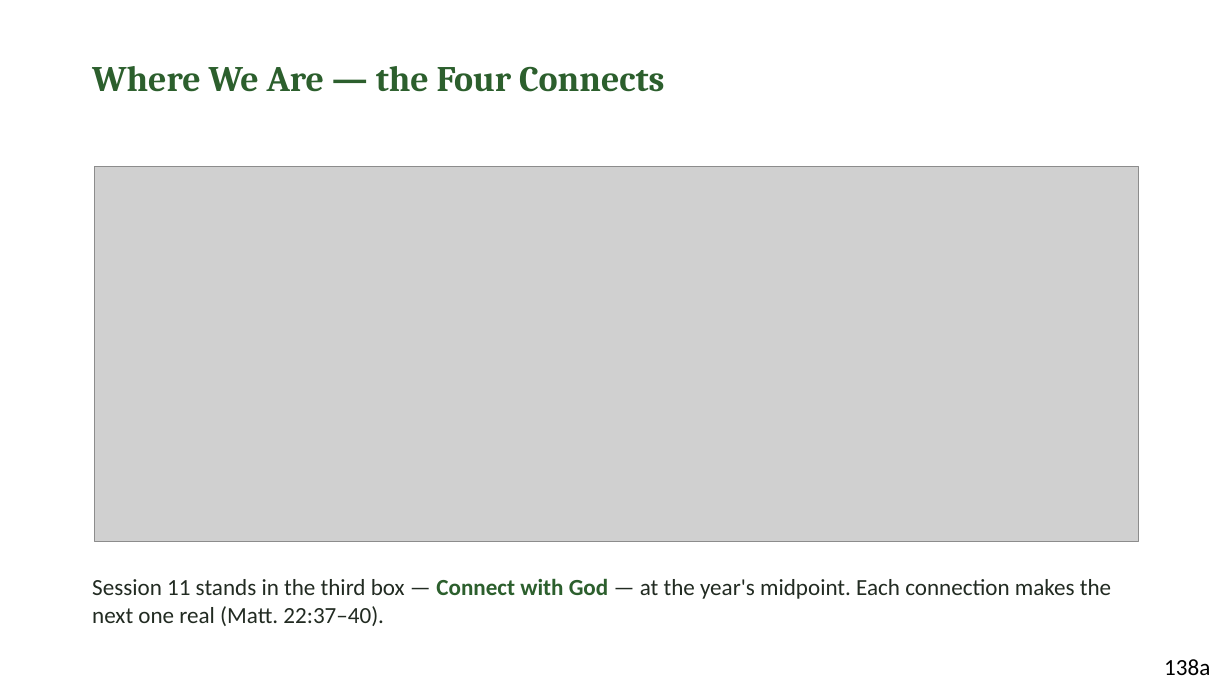
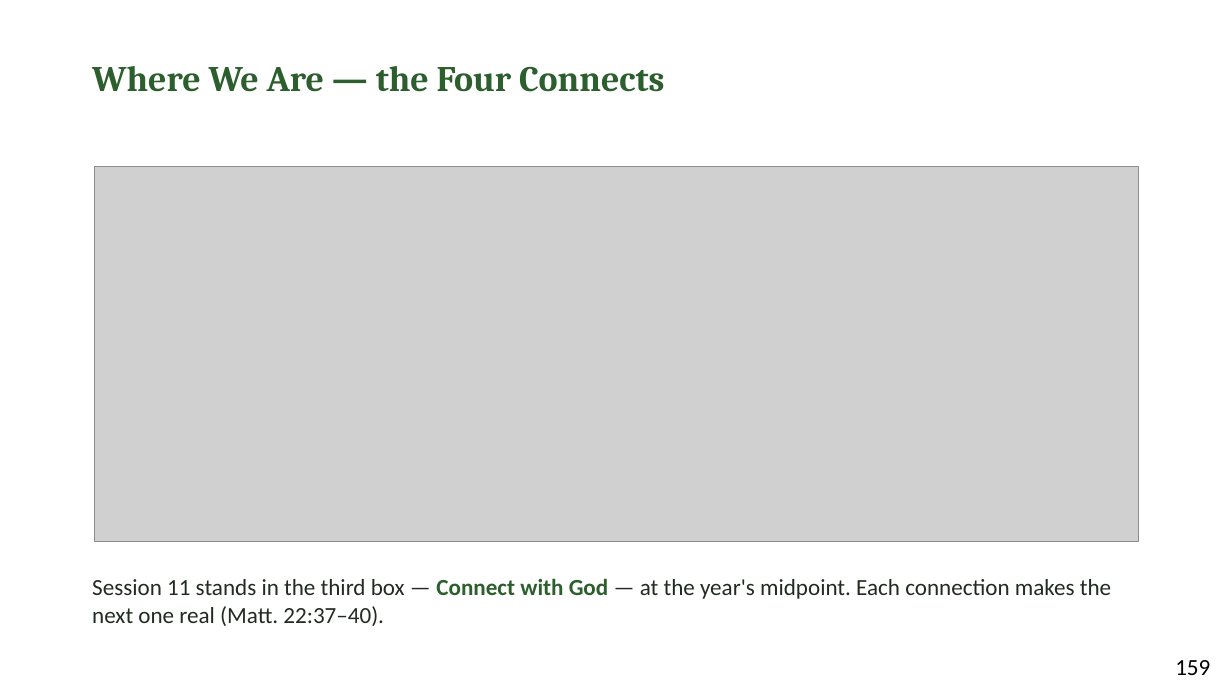
Before and after one commit to jgtittle-ministries/fellowship-of-the-heart-pilot-at-cca-dev, a slide deck: slide 3 of _implementation-notes/evening-series/FotH Evening Session 11 Slides DRAFT v1.pptx. Drawn at 1232x693 pixels with LibreOffice and Linux fonts; fonts in the diff are those of the drawing; grey boxes stand for pictures. Boxes give left, top, right and bottom in pixels: in the first picture for what was removed or moved away, otherwise in the second. Text is boxed around its words. In the diff, an @@ line names an element or a change of style, - is before the commit and + after.

```diff
--- a/_implementation-notes/evening-series/FotH Evening Session 11 Slides DRAFT v1.pptx
+++ b/_implementation-notes/evening-series/FotH Evening Session 11 Slides DRAFT v1.pptx
@@ text at box(1175, 660, 1210, 675): text changed @@
-138a
+159
```
Also in this commit, not shown: 15 other slides changed, 23 other files.
